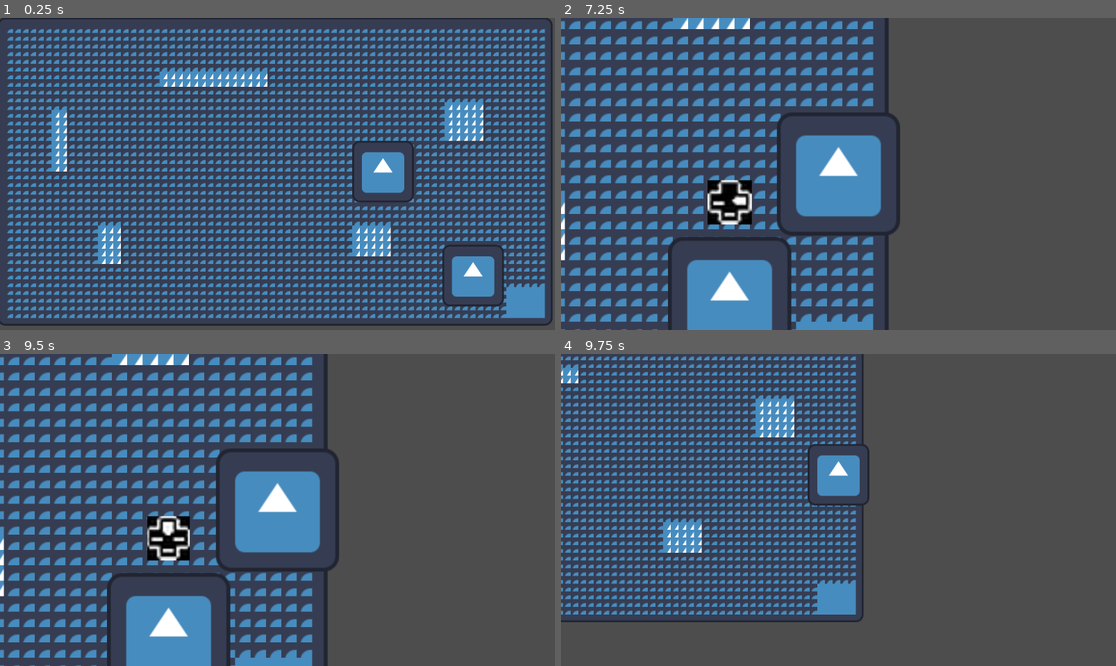
Above: before the commit, frames 1-4 (two rows, left to right).
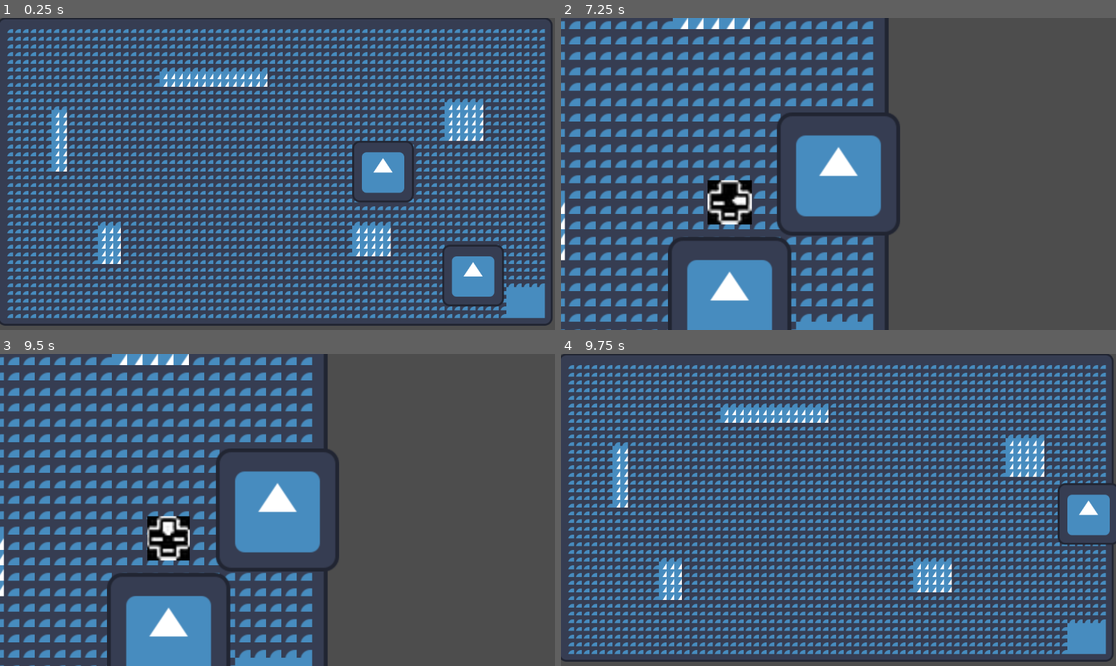
Above: after the commit, the same moments.

Repository: Samibescend/Lv99GameJam
Game: Godot game, scene res://Main.tscn
The game is run twice, just before and just after one commit, with the same random seed, the same clock (stepped at 60 frames per second) and the same inputs. The engine's default icon, where the game draws it, is replaced by a stand-in: a white triangle on a blue panel in a dark square.
Inputs:
- Up to frame 1 (0.25 s): no input
- Up to frame 2 (7.25 s): tap Enter at 0.5, 4.25, 5.75 s; hold D (right) 0.53-1.28 s; tap Shift (charge_focus) every 0.75 s from 0.6 to 6.6 s; hold S (down) 1.28-2.03 s; hold D (right) 2.03-2.78 s; hold W (up) 2.78-3.53 s; tap Space at 3.5, 5, 6.5 s; hold A (left) 3.53-5.03 s; hold S (down) 5.03-5.78 s; hold D (right) 5.78-6.53 s; hold W (up) from 6.53 s (still down)
- Up to frame 3 (9.5 s): release W (up) at 7.28 s; hold D (right) 7.28-8.03 s; tap Shift (charge_focus) at 7.35, 8.1, 8.85 s; hold S (down) 8.03-8.78 s; hold A (left) from 8.78 s (still down)
- Up to frame 4 (9.75 s): release A (left) at 9.53 s; hold W (up) from 9.53 s (still down); tap Shift (charge_focus) at 9.6 s

Frames 1-3 are identical in both runs. In frame 4, 44% of the frame differs, in the area x 0-100%, y 0-99%.

Commit message:
Camera takes stock

Diff:
--- a/EnnemyQTE.gd
+++ b/EnnemyQTE.gd
@@ -35,10 +35,7 @@
 			if j < 3:
 				createQTE()
 			if j == 3:
-				player.speed = 400
-				camera.zoom.x = 1
-				camera.zoom.y = 1
-				queue_free()
+				win_QTE()
 	pass
 
 func animCamera(player : CharacterBody2D):
@@ -51,6 +48,14 @@
 	print('QTE')
 	createQTE()
 
+
+func win_QTE():
+	player.speed = 400
+	camera.zoom.x = 1
+	camera.zoom.y = 1
+	camera.position.x = 581
+	camera.position.y = 325
+	queue_free()
 
 func createQTE():
 	var QTE_sprite = get_node("QTE")
